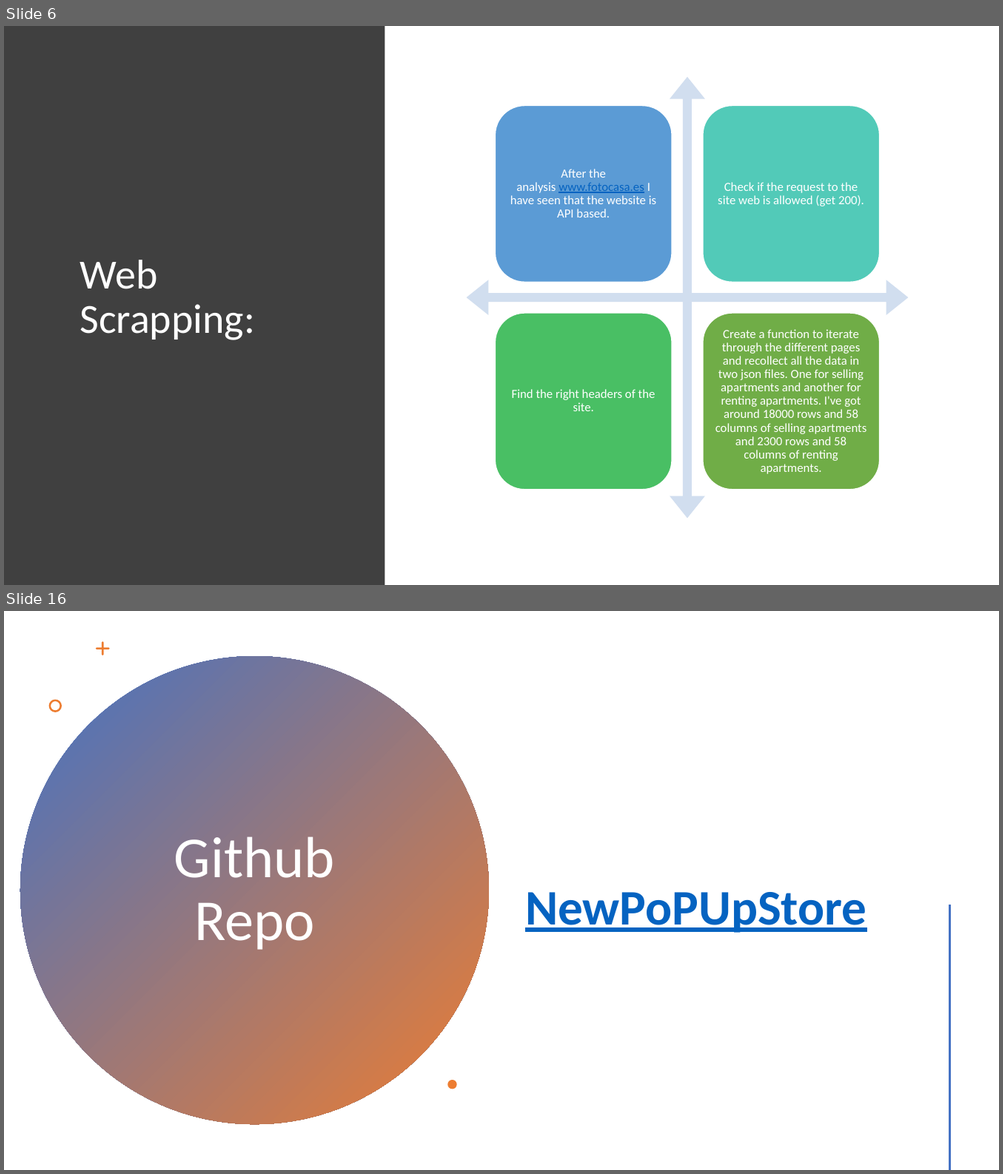
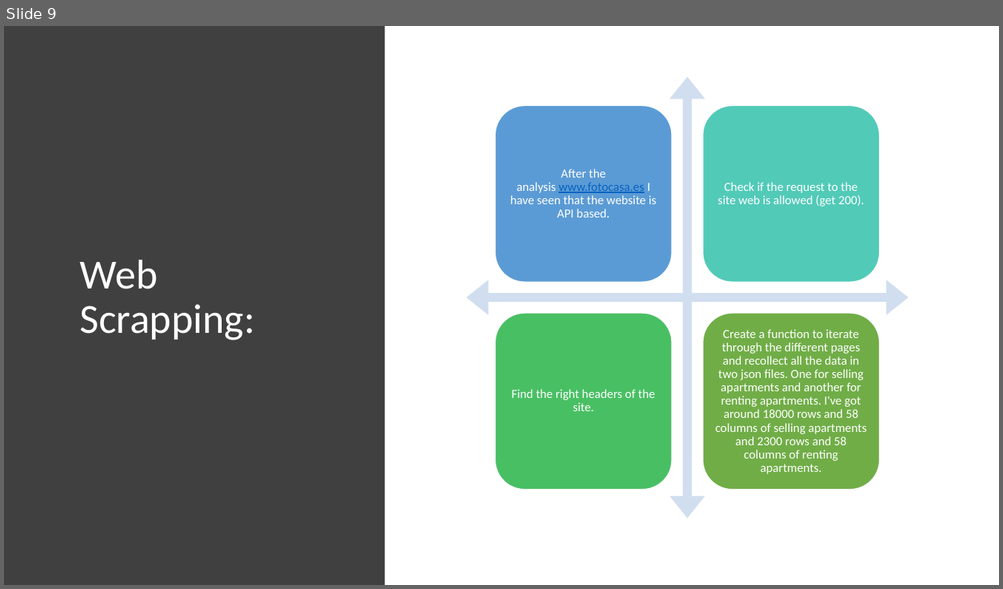
Before and after one commit to isra-st/NewPoPUpStore, a slide deck: New PopUpStore.pptx. Shown one above the other, each under a label of ours: slides 6 and 16 before the commit, slide 9 after it; the slides between them are not shown. The pictures are 1003x1174 and 1003x589 pixels, drawn with LibreOffice and Linux fonts; fonts in the diff are those of the drawing. Boxes give left, top, right and bottom in pixels: in the first picture for what was removed or moved away, otherwise in the second. Text is boxed around its words. In the diff, an @@ line names an element or a change of style, - is before the commit and + after.

Commit message:
Cleanning repo

```diff
--- a/New PopUpStore.pptx
+++ b/New PopUpStore.pptx
@@ slide 16 removed at [4, 611, 999, 1170], background #FFFFFF @@
@@ freeform shape removed at [96, 641, 110, 655] @@
@@ ellipse removed at [20, 657, 489, 1125] @@
@@ freeform shape removed at [48, 700, 62, 712] @@
@@ title removed at [174, 837, 335, 950] @@
-Github Repo
@@ text removed at [525, 892, 866, 933] @@
-NewPoPUpStore
@@ line removed from (949, 906) to (949, 1170) @@
@@ freeform shape removed at [448, 1080, 457, 1089] @@
@@ what was slide 6 is now slide 9 @@
```
Also in this commit, not shown: 4 slides changed, 1 slide added, 6 other slides removed.
